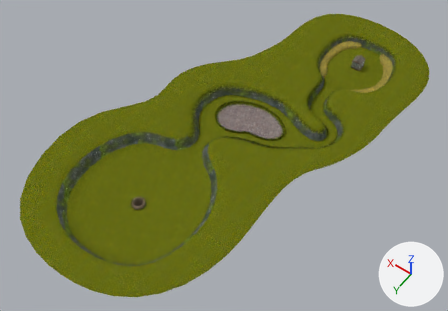
Before and after pictures for a commit that changed the Blender file Deserter/Assets/Mesh/Maps/Debug/MapOutside00.blend.
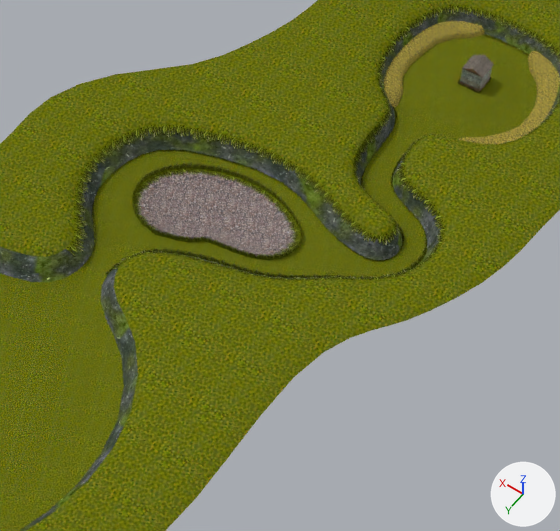
The first picture shows the older version from a camera (50 mm lens) standing at (-54.6, 157.0, 153.1) and looking at (18.2, 55.2, -6.9). The close-ups show both versions on the part from 36% to 88% of the width and 11% to 81% of the height of that picture; other places that the commit changed are outside them. Lighting does not change. The marker at lower right points along +X, +Y and +Z.

The first close-up shows 'ShedA', 'brushMesh.00', 'brushMesh.01', 'homebaseMesh', 'lakebedMesh'.
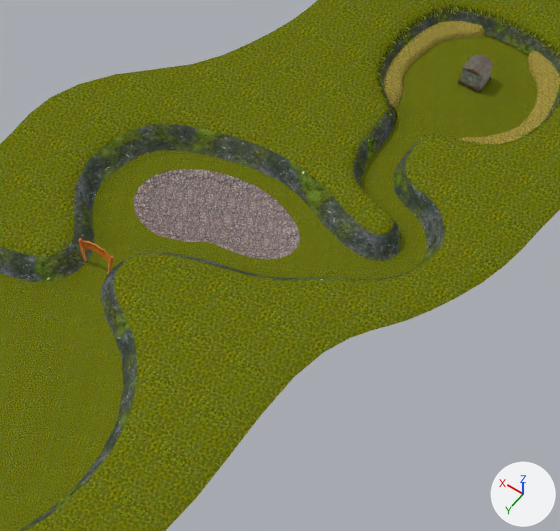
Pixel boxes [x1, y1, x2, y2] of what changed, in the close-ups (560 x 531 px):
'brushMesh.01', hidden (yellow)
    before: [66, 112, 445, 281]
'gateMesh.00', added
    after: [78, 238, 114, 275]

Diff of the bpy script that builds the scene:
```diff
--- a/Deserter/Assets/Mesh/Maps/Debug/MapOutside00.blend.py
+++ b/Deserter/Assets/Mesh/Maps/Debug/MapOutside00.blend.py
@@ img_woodtex02_png @@
+img_woodtex02_png = load_image('WoodTex02.png', '../../../textures/WoodTex02.png', 128, 128, 'sRGB')
@@ mat_material_001 @@
+mat_material_001 = principled_material('Material.001')
+mat_material_001.texture = img_woodtex02_png
@@ me_cube @@
+me_cube.from_pydata(...)  # 72 vertices, 67 faces; spans x -2.79..2.79, y -0.26..0.26, z 0.02..4.9
+me_cube.materials.append(mat_material_001)  # picture img_woodtex02_png
@@ ob_brushmesh_01 @@
 ob_brushmesh_01.rotation_euler = (1.571, 0.0, 0.0)  # degrees (90, 0, 0)
+ob_brushmesh_01.hide_render = True
@@ ob_gatemesh_00 @@
+ob_gatemesh_00 = bpy.data.objects.new('gateMesh.00', me_cube)
+ob_gatemesh_00.location = (24.3, 59.6, -1.0)
```
